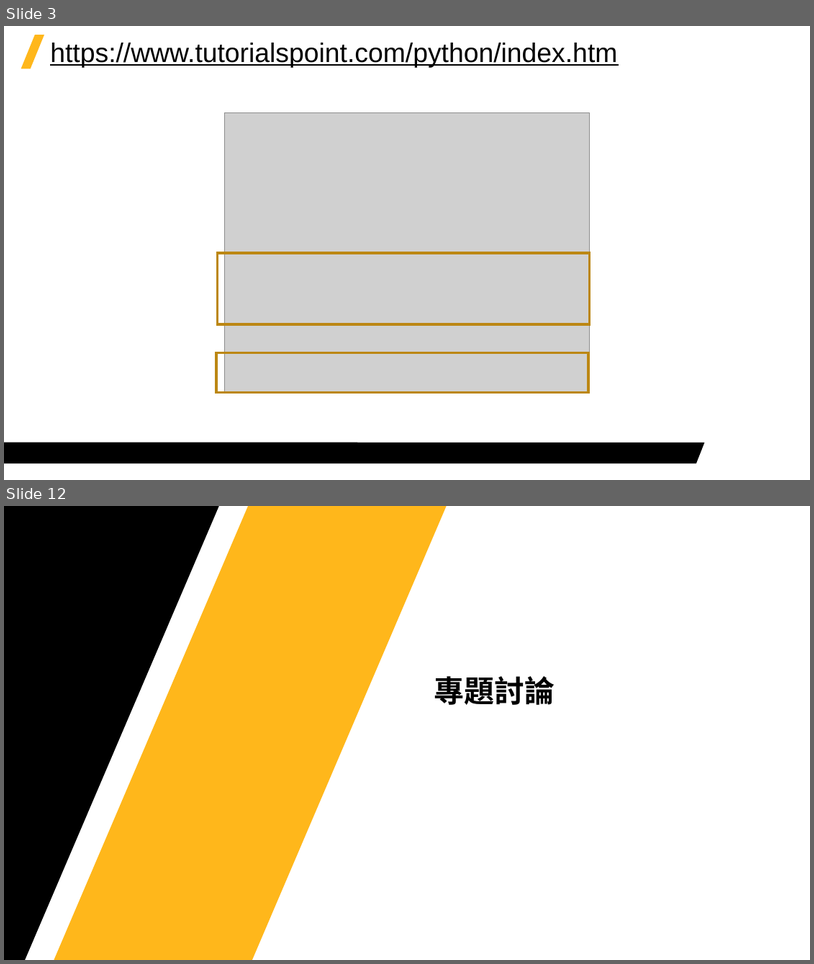
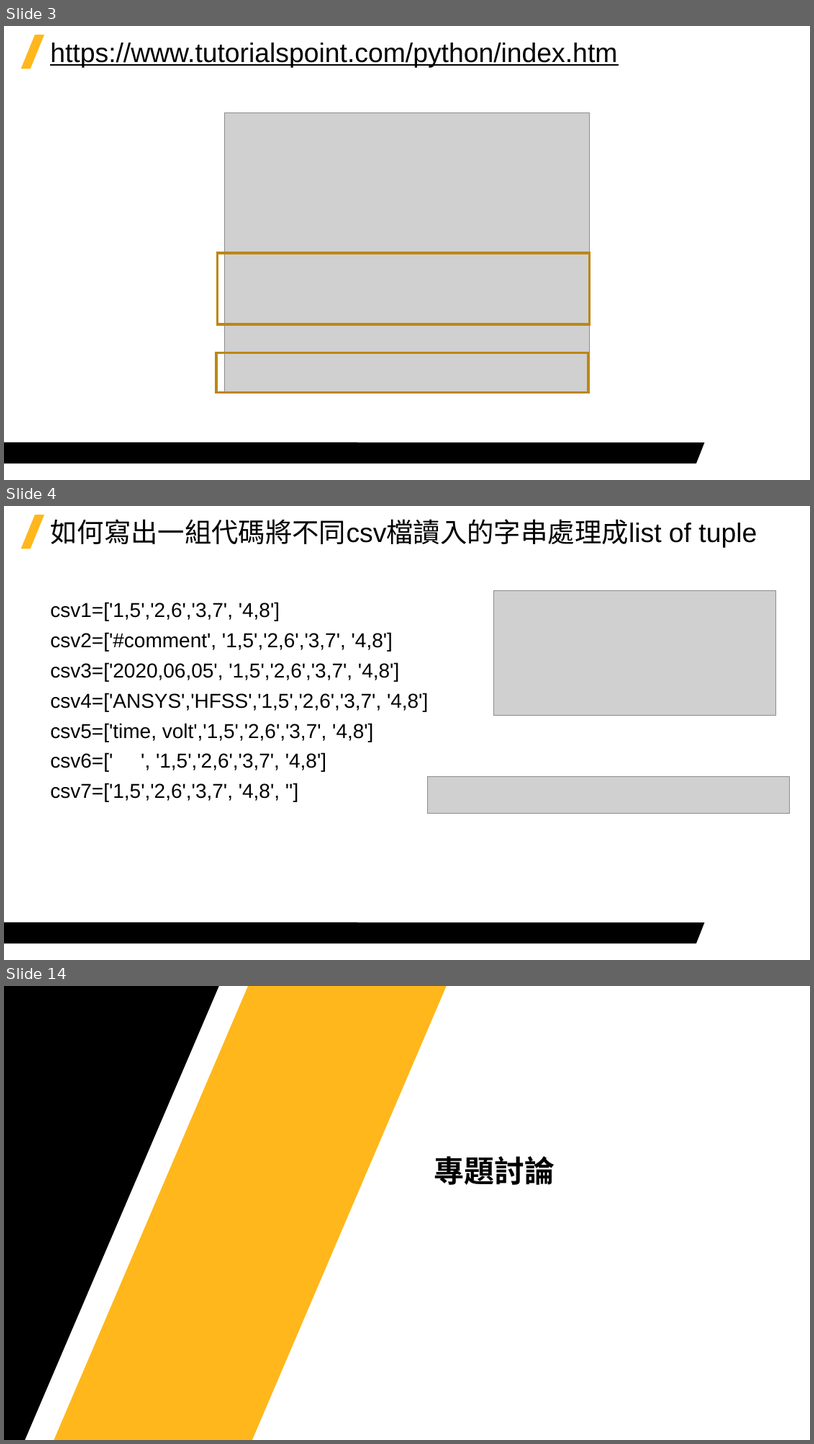
Before and after one commit to Jerrick-cheng/AEDT-Automation-Camp, a slide deck: 上課教材/Week4.pptx. Shown one above the other, each under a label of ours: slides 3 and 12 before the commit, slides 3, 4 and 14 after it; the slides between them are not shown. The pictures are 814x964 and 814x1444 pixels, drawn with LibreOffice and Linux fonts; fonts in the diff are those of the drawing; grey boxes stand for pictures; background and template pictures are left out. Boxes give left, top, right and bottom in pixels: in the first picture for what was removed or moved away, otherwise in the second. Text is boxed around its words. In the diff, an @@ line names an element or a change of style, - is before the commit and + after.

```diff
--- a/上課教材/Week4.pptx
+++ b/上課教材/Week4.pptx
@@ slide 4 added at (x1=4, y1=506, x2=810, y2=960), background #FFFFFF; not listed: 2 template elements that a slide beside it also shows @@
@@ title added at (x1=50, y1=519, x2=757, y2=547), 32 pt, text #000000 @@
+如何寫出一組代碼將不同csv檔讀入的字串處理成list of tuple
@@ picture added at (x1=494, y1=590, x2=777, y2=715) @@
@@ text added at (x1=50, y1=602, x2=428, y2=801), 24 pt, text #000000 @@
+csv1=['1,5','2,6','3,7', '4,8']
+csv2=['#comment', '1,5','2,6','3,7', '4,8']
+csv3=['2020,06,05', '1,5','2,6','3,7', '4,8']
+csv4=['ANSYS','HFSS','1,5','2,6','3,7', '4,8']
+csv5=['time, volt','1,5','2,6','3,7', '4,8']
+csv6=[' ', '1,5','2,6','3,7', '4,8']
+csv7=['1,5','2,6','3,7', '4,8', '']
@@ picture added at (x1=427, y1=777, x2=790, y2=814) @@
@@ what was slide 12 is now slide 14 @@
```
Also in this commit, not shown: 5 slides changed, 5 other slides added, 5 slides removed, 2 other files.
